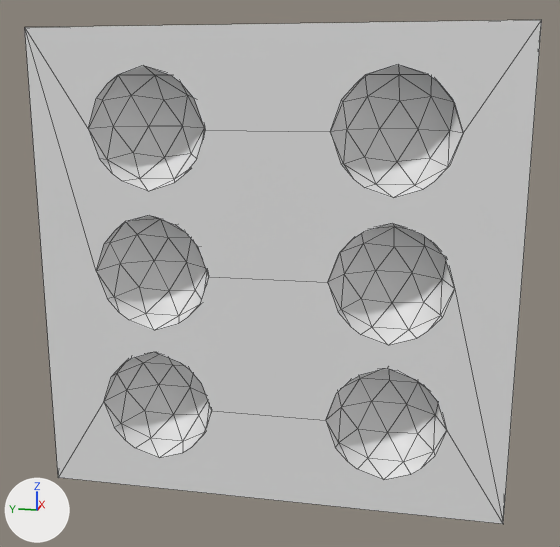
What one commit did to the Blender file Assets/Models/dice.blend.
Camera for both pictures: a 50 mm lens placed at (-4.02, -0.66, 0.78), pointed at (-0.08, 0.13, -0.2). The axes (+X, +Y, +Z) are drawn at lower left. The lights are the same throughout. Mesh edges are drawn as thin lines.

The first picture shows 'Die'.
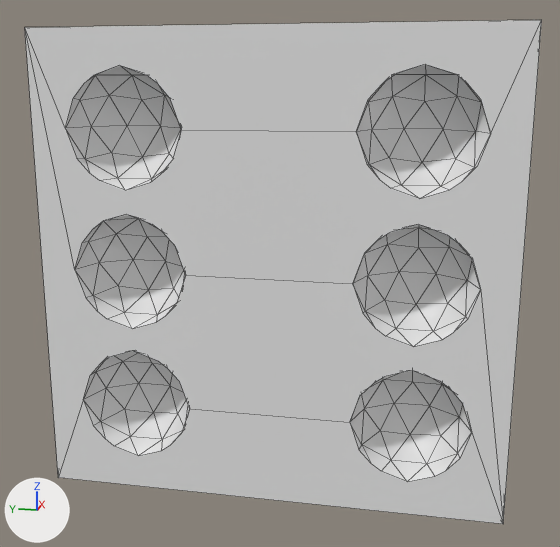
Where the change shows, as pixel boxes [x1, y1, x2, y2] in the pictures (560 x 547 px; the box of a moved part takes in the faces that stretch with it):
```json
{"part": 1, "of": "me_cube_002", "change": "moved or reshaped", "before": [326, 64, 463, 480], "after": [350, 64, 491, 482]}
{"part": 2, "of": "me_cube_002", "change": "moved or reshaped", "before": [25, 20, 542, 523], "after": [25, 20, 542, 523]}
```

Edits to the scene script, one JSON object a line:
```json
{"block": "me_cube_002", "where": "me_cube_002.from_pydata(...)  # 668 vertices, 980 faces; spans x -1.0..1.0, y -1.0..1.0, z -1.0..1.0"}
{"block": "me_cube_002", "where": "# used by ob_die; location = (0.0, 0.0, 0.0)"}
{"block": "me_cube_002", "change": "me_cube_002 part 1: all 105 vertices in x -1.0..-0.76, y -0.75..-0.25, z -0.85..0.85 are moved by (0.0, -0.1, 0.0)"}
{"block": "me_cube_002", "change": "me_cube_002 part 2: all 105 vertices in x -1.0..-0.76, y 0.25..0.75, z -0.85..0.85 are moved by (0.0, 0.1, 0.0)"}
```
